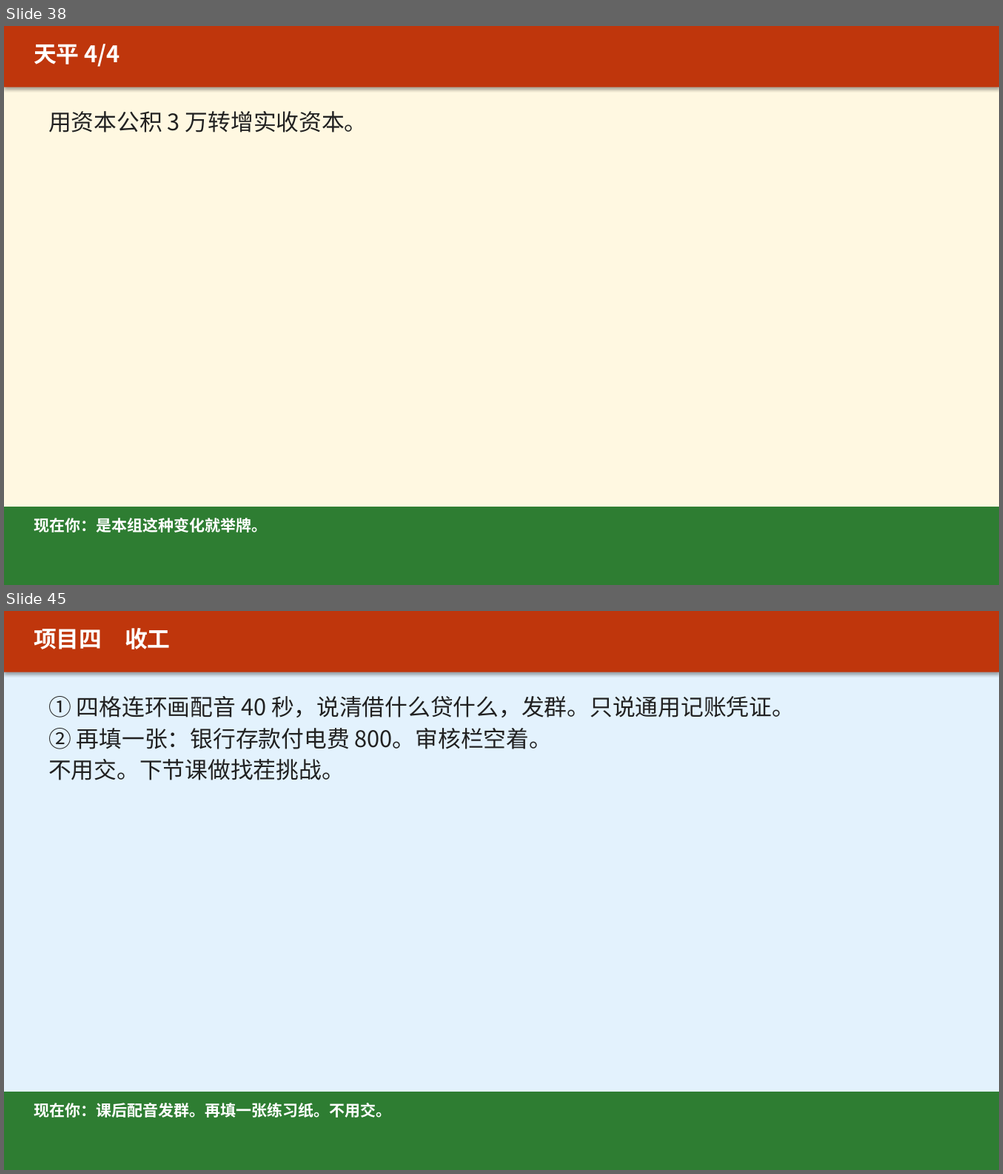
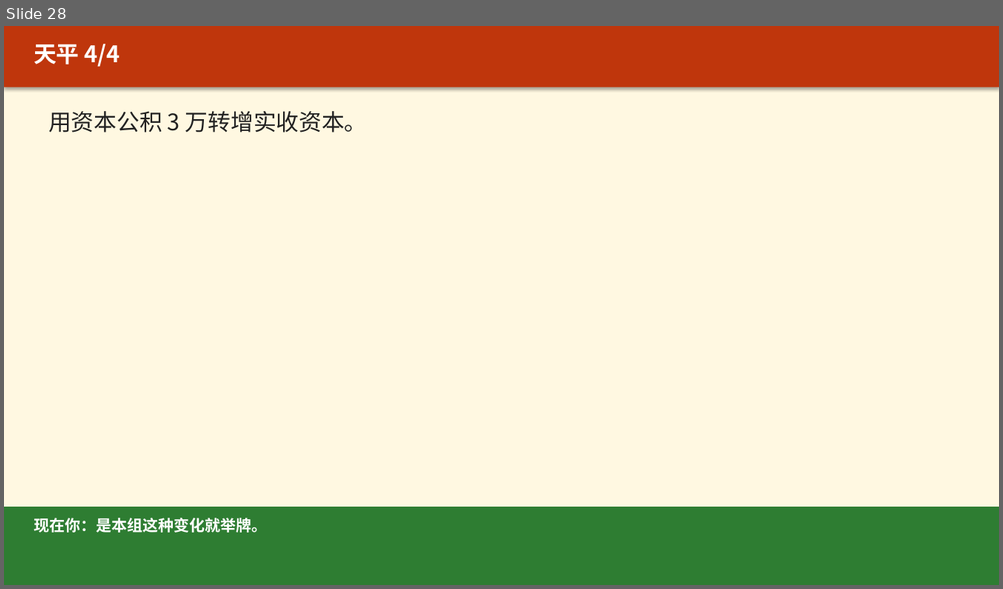
Before and after one commit to xuehui003-1/jichukuaiji, a slide deck: 90_通用工具_全学期复用/90-C14_课堂活动与课后任务_上课投影_v1.0_20260821.pptx. Shown one above the other, each under a label of ours: slides 38 and 45 before the commit, slide 28 after it; the slides between them are not shown. The pictures are 1003x1174 and 1003x589 pixels, drawn with LibreOffice and Linux fonts; fonts in the diff are those of the drawing. Boxes give left, top, right and bottom in pixels: in the first picture for what was removed or moved away, otherwise in the second. Text is boxed around its words. In the diff, an @@ line names an element or a change of style, - is before the commit and + after.

Commit message:
任务写在讲到那一页的课件上：项目一讲完四张图才布置连讲，项目四看完连环画才配音
C14改成活动日专用，平时下课看各项目收工页。删掉两句对话的假配音和未讲科目就考借贷。

```diff
--- a/90_通用工具_全学期复用/90-C14_课堂活动与课后任务_上课投影_v1.0_20260821.pptx
+++ b/90_通用工具_全学期复用/90-C14_课堂活动与课后任务_上课投影_v1.0_20260821.pptx
@@ slide 45 removed at bbox=[4, 611, 999, 1170], background #FFFFFF @@
@@ rectangle removed at bbox=[4, 611, 999, 1170] @@
@@ rectangle removed at bbox=[4, 611, 999, 672] @@
@@ text removed at bbox=[34, 628, 170, 649] @@
-项目四 收工
@@ text removed at bbox=[48, 696, 794, 780] @@
-① 四格连环画配音 40 秒，说清借什么贷什么，发群。只说通用记账凭证。
-② 再填一张：银行存款付电费 800。审核栏空着。
-不用交。下节课做找茬挑战。
@@ rectangle removed at bbox=[4, 1092, 999, 1170] @@
@@ text removed at bbox=[34, 1103, 391, 1118] @@
-现在你：课后配音发群。再填一张练习纸。不用交。
@@ what was slide 38 is now slide 28 @@
```
Also in this commit, not shown: 24 slides changed, 1 slide added, 16 other slides removed, 3 other files.
